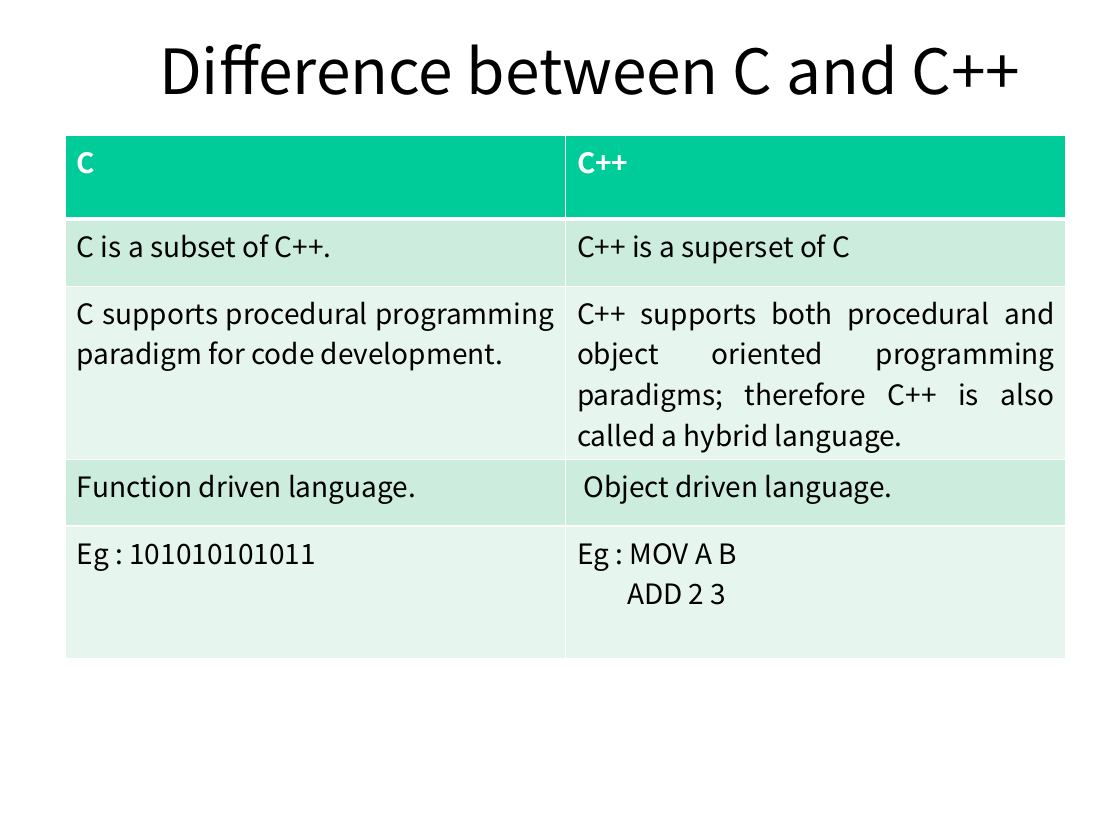
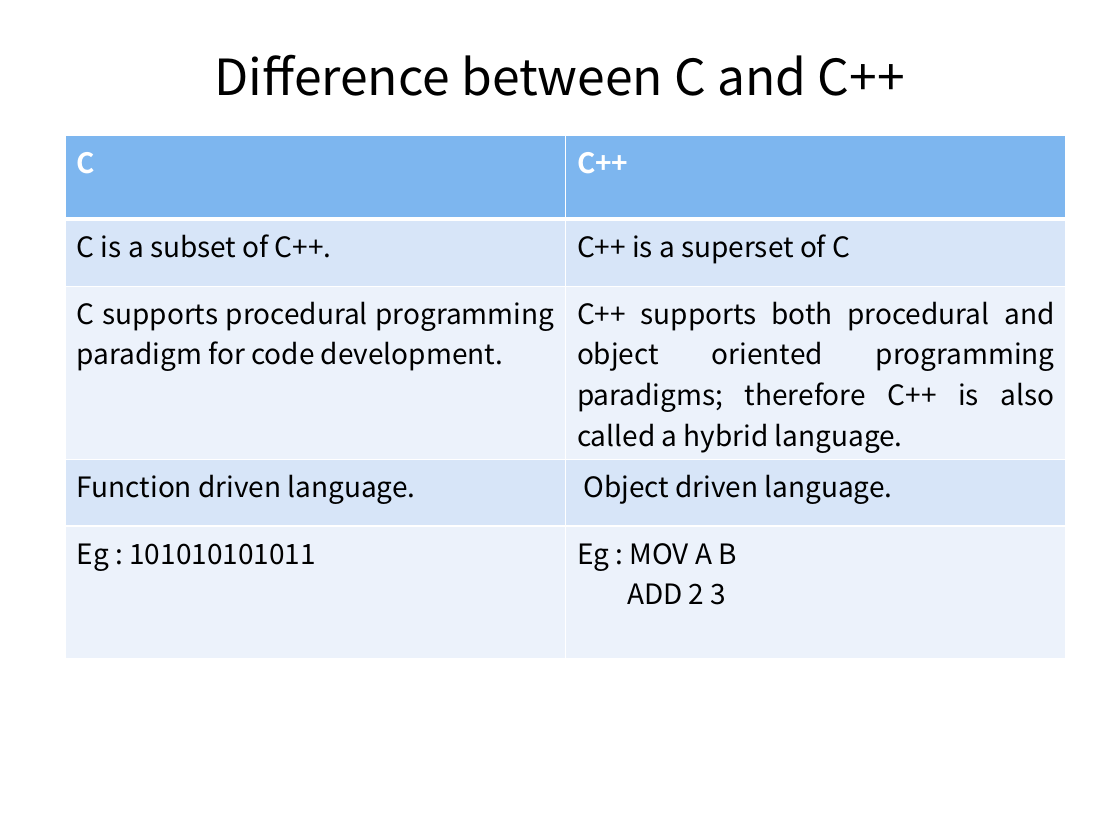
Before and after one commit to pankajfri/Training-Materials, a slide deck: slide 5 of Objected Oriented Programming Concepts Using C++ & Data Structures/Session-1.pptx. Drawn at 1120x840 pixels with LibreOffice and Linux fonts; fonts in the diff are those of the drawing; background and template pictures are left out. Boxes give left, top, right and bottom in pixels: in the first picture for what was removed or moved away, otherwise in the second. Text is boxed around its words. In the diff, an @@ line names an element or a change of style, - is before the commit and + after.

```diff
--- a/Objected Oriented Programming Concepts Using C++ & Data Structures/Session-1.pptx
+++ b/Objected Oriented Programming Concepts Using C++ & Data Structures/Session-1.pptx
@@ title "Difference between C and C++": place and size @@
-title "Difference between C and C++" at bbox=[159, 43, 1021, 95]
+title "Difference between C and C++" at bbox=[215, 54, 905, 96]
@@ title "Difference between C and C++" at bbox=[215, 54, 905, 96]: size 40 to 32 pt @@
@@ table at bbox=[66, 136, 1067, 626] @@
@@ fill #00CC99 to #7DB6EF in row 1 @@
@@ fill #CCECDE to #D7E5F9 in 4 cells @@
@@ fill #E7F6EF to #ECF3FC in 4 cells @@
```
Also in this commit, not shown: 15 other slides changed, 14 slides added, 3 other files.
